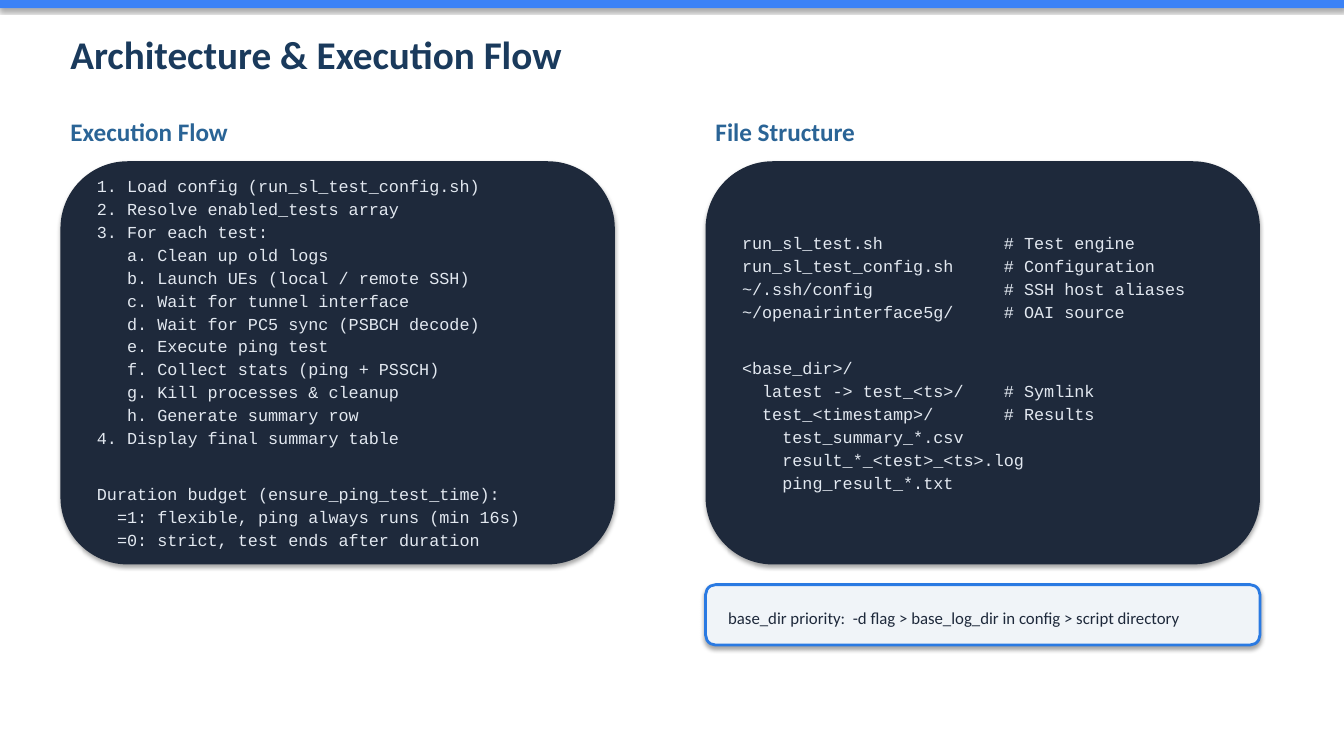
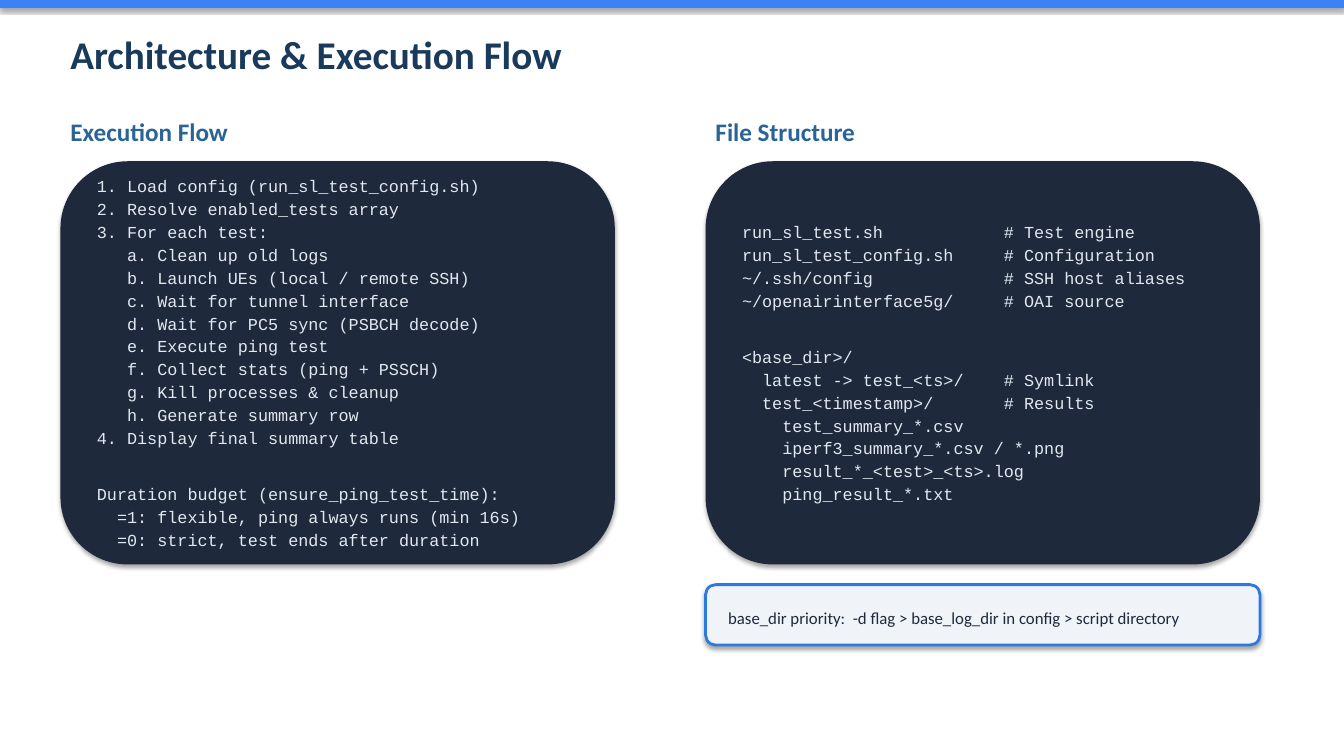
Before and after one commit to davidkimmy/openairinterface5g, a slide deck: slide 3 of doc/episys/test_script/overview_sl_test.pptx. Drawn at 1344x756 pixels with LibreOffice and Linux fonts; fonts in the diff are those of the drawing. Boxes give left, top, right and bottom in pixels: in the first picture for what was removed or moved away, otherwise in the second. Text is boxed around its words. In the diff, an @@ line names an element or a change of style, - is before the commit and + after.

Commit message:
Added iperf3 tests and updated README file.

```diff
--- a/doc/episys/test_script/overview_sl_test.pptx
+++ b/doc/episys/test_script/overview_sl_test.pptx
@@ text in rounded rectangle at (782, 442, 1064, 458): paragraph added @@
+iperf3_summary_*.csv / *.png
```
Also in this commit, not shown: 5 other slides changed, 5 other files.
